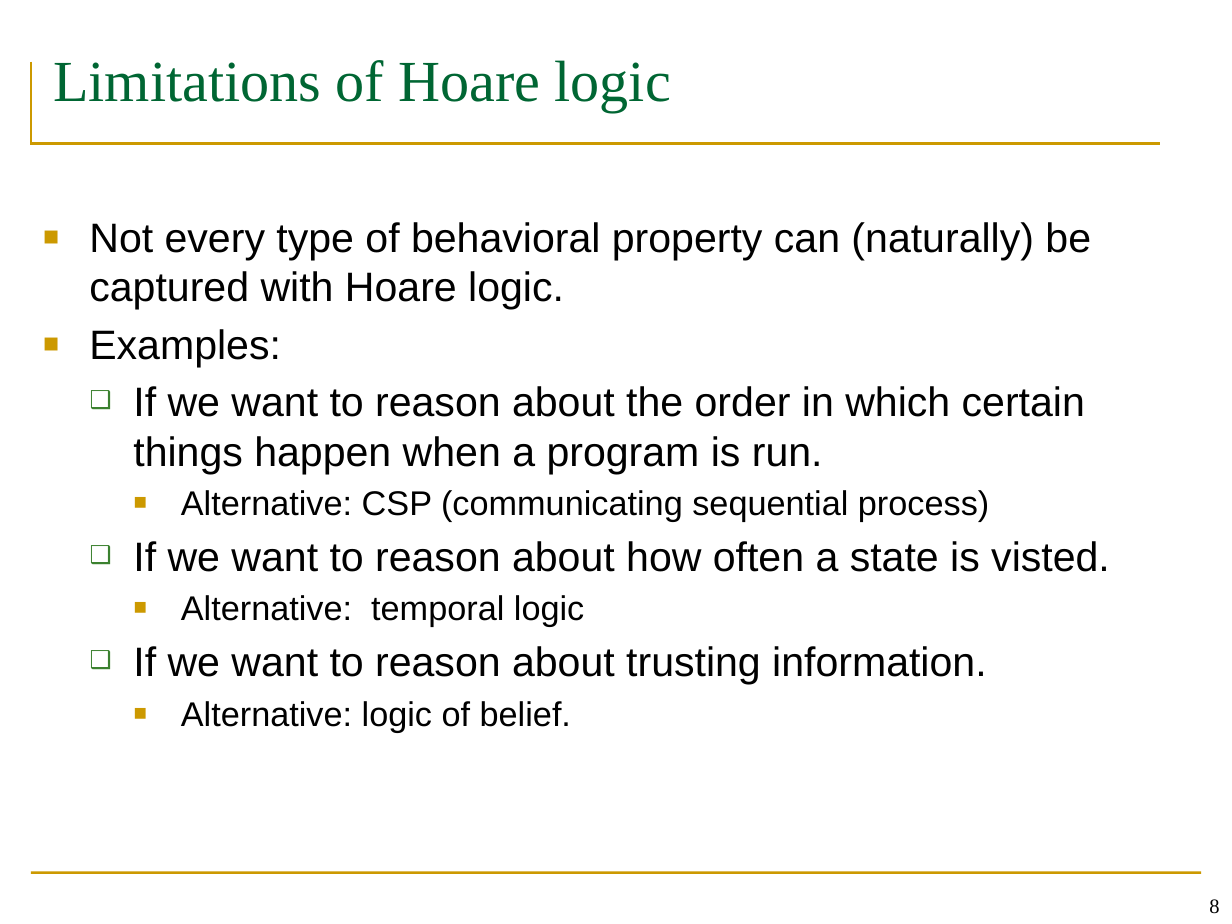
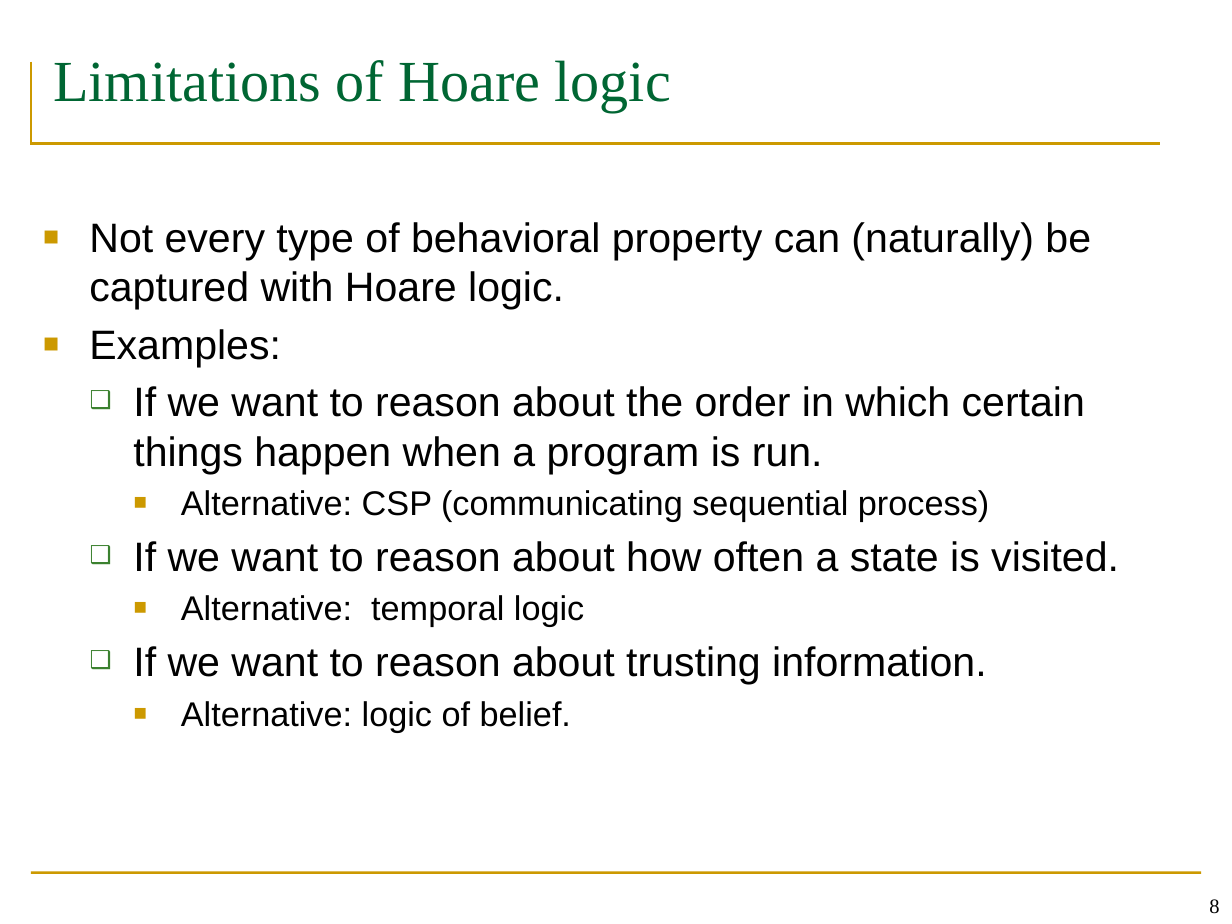
Before and after one commit to wooshrow/b3stv, a slide deck: slide 8 of slides/week-22-paige.pptx. Drawn at 1232x924 pixels with LibreOffice and Linux fonts; fonts in the diff are those of the drawing. Boxes give left, top, right and bottom in pixels: in the first picture for what was removed or moved away, otherwise in the second. Text is boxed around its words. In the diff, an @@ line names an element or a change of style, - is before the commit and + after.

```diff
--- a/slides/week-22-paige.pptx
+++ b/slides/week-22-paige.pptx
@@ text at <box>133,541,1119,572</box>: text changed @@
-  ❑ If we want to reason about how often a state is visted.
+  ❑ If we want to reason about how often a state is visited.
```
Also in this commit, not shown: 6 other slides changed, 18 slides added, 1 other file.
